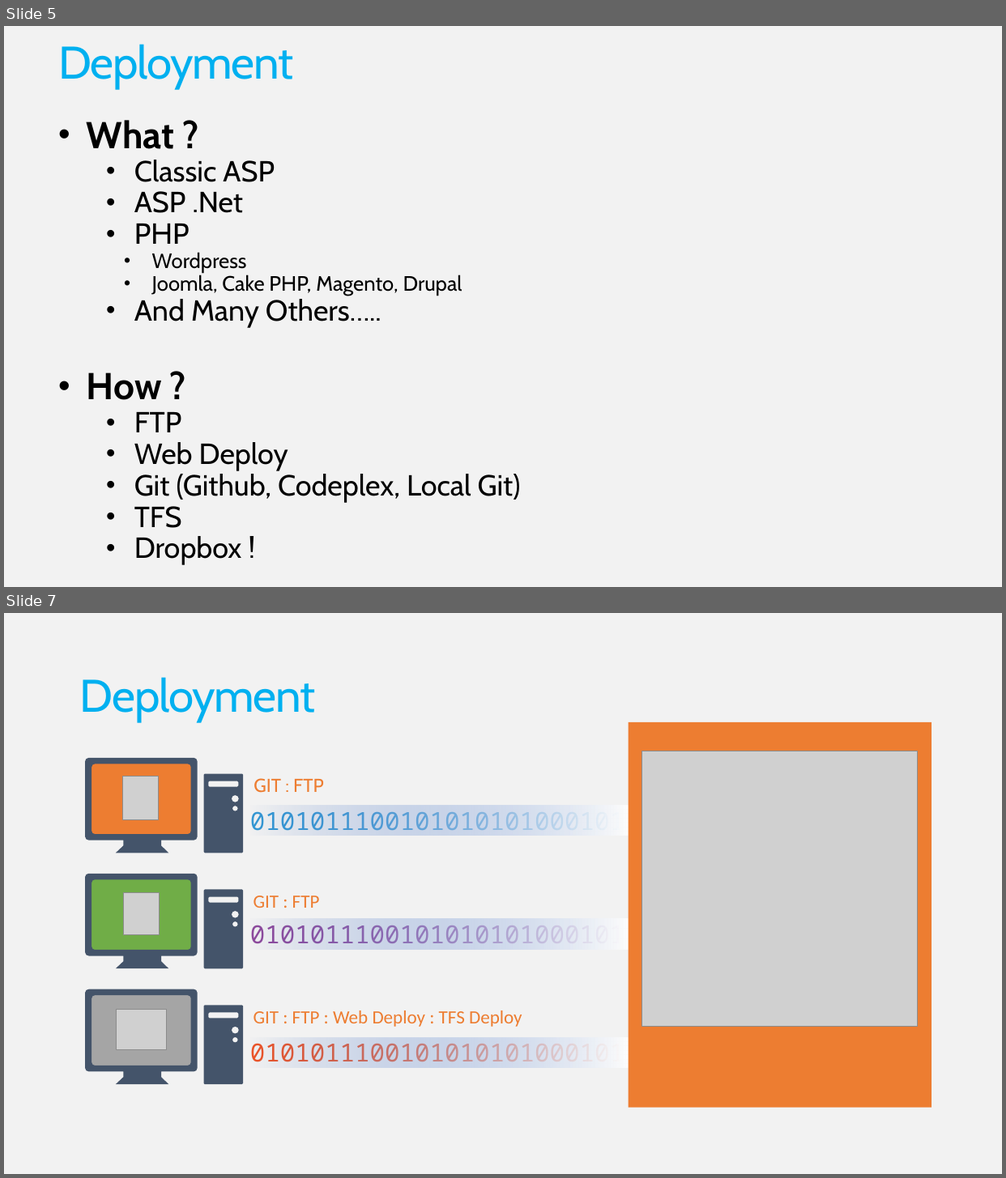
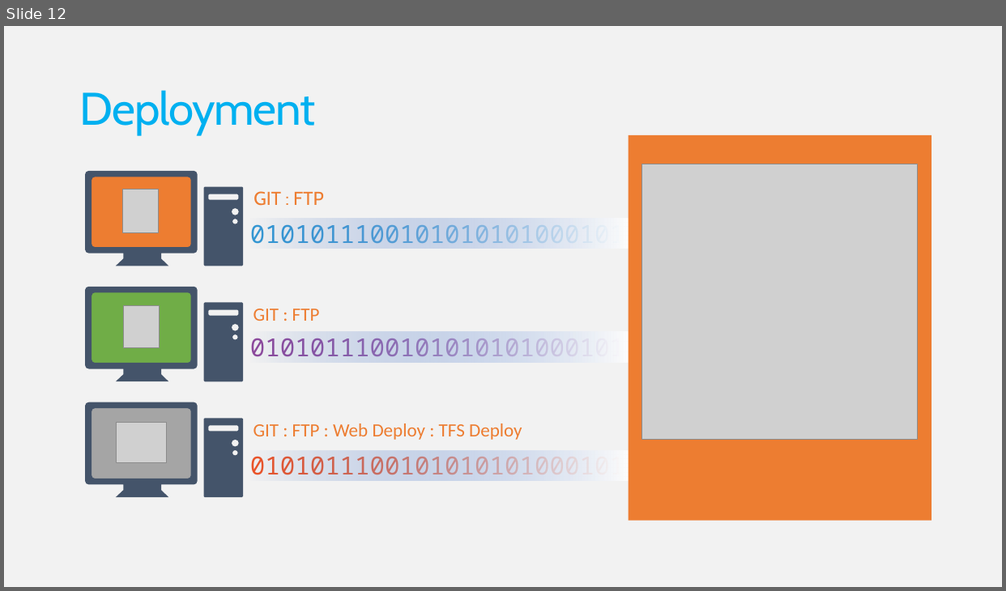
Before and after one commit to FutureUnleashed/OSS, a slide deck: PHP/Future Unleashed_PHPWebApp.pptx. Shown one above the other, each under a label of ours: slides 5 and 7 before the commit, slide 12 after it; the slides between them are not shown. The pictures are 1006x1178 and 1006x591 pixels, drawn with LibreOffice and Linux fonts; fonts in the diff are those of the drawing; grey boxes stand for pictures; background and template pictures are left out. Boxes give left, top, right and bottom in pixels: in the first picture for what was removed or moved away, otherwise in the second. Text is boxed around its words. In the diff, an @@ line names an element or a change of style, - is before the commit and + after.

```diff
--- a/PHP/Future Unleashed_PHPWebApp.pptx
+++ b/PHP/Future Unleashed_PHPWebApp.pptx
@@ slide 5 removed at box(4, 26, 1002, 587), background picture (left out); not listed: 1 template element that a slide beside it also shows @@
@@ text removed at box(58, 44, 293, 89) @@
-Deployment
@@ text removed at box(87, 120, 521, 503) @@
-• What ?
-  • Classic ASP
-  • ASP .Net
-  • PHP
-    • Wordpress
-    • Joomla, Cake PHP, Magento, Drupal
-  • And Many Others…..
-• How ?
-  • FTP
-  • Web Deploy
-  • Git (Github, Codeplex, Local Git)
-  • TFS
-  • Dropbox !
@@ what was slide 7 is now slide 12 @@
```
Also in this commit, not shown: 8 slides changed, 8 slides added, 1 other slide removed, 1 other file.
